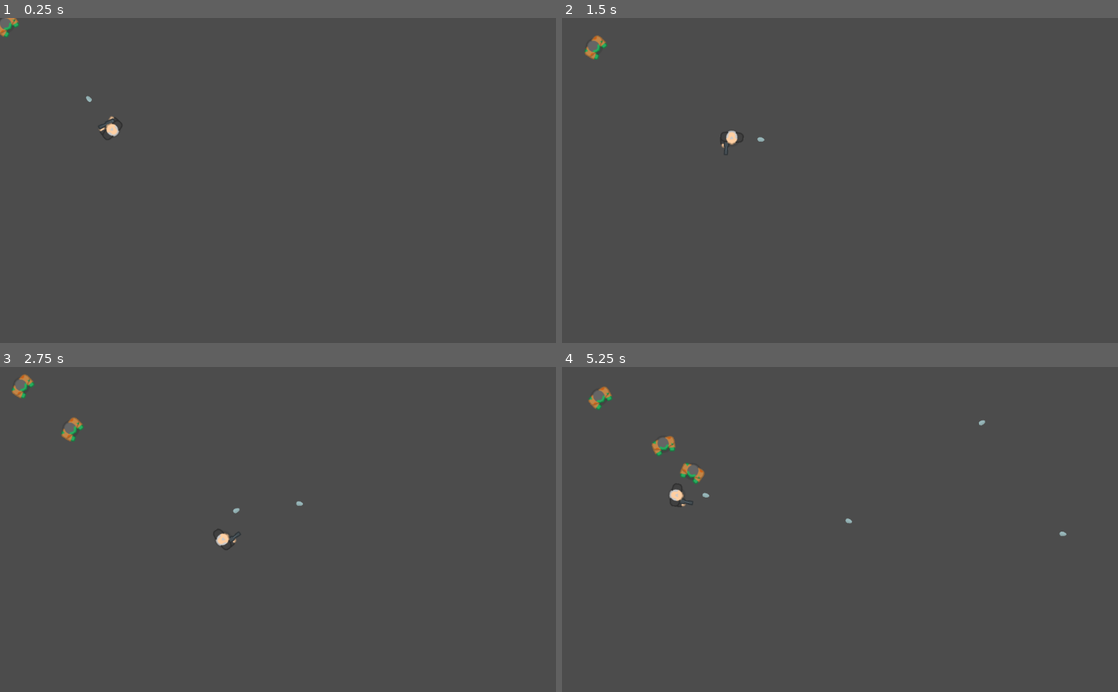
Above: before the commit, frames 1-4 (two rows, left to right).
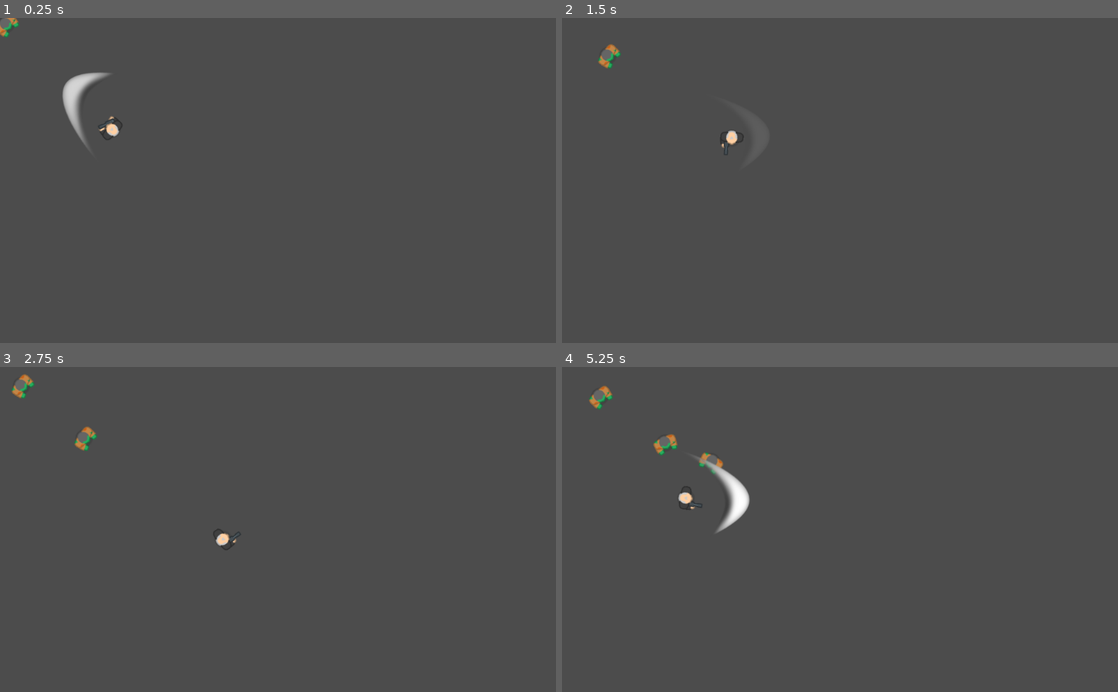
Above: after the commit, the same moments.

Repository: oscaralonsob/gdZombieSurvivors
Game: Godot game, scene res://game.tscn
The game is run twice, just before and just after one commit, with the same random seed, the same clock (stepped at 60 frames per second) and the same inputs.
Inputs (mouse positions are in pixels of both pictures, inside the frame that each line leads up to):
- Up to frame 1 (0.25 s): no input
- Up to frame 2 (1.5 s): move the mouse to (962, 164) at 0.52 s; hold Right (ui_right) 0.53-1.28 s; move the mouse to (728, 196) at 1.27 s; hold Down (ui_down) from 1.28 s (still down)
- Up to frame 3 (2.75 s): move the mouse to (333, 458) at 2.02 s; release Down (ui_down) at 2.03 s; hold Right (ui_right) from 2.03 s (still down)
- Up to frame 4 (5.25 s): move the mouse to (812, 594) at 2.77 s; release Right (ui_right) at 2.78 s; hold Up (ui_up) 2.78-3.53 s; move the mouse to (1006, 578) at 3.52 s; hold Left (ui_left) 3.53-5.03 s; move the mouse to (673, 480) at 4.27 s; move the mouse to (867, 529) at 5.02 s; hold Down (ui_down) from 5.03 s (still down)

The runs differ from the first frame. In frame 1, 0.6% of the frame differs, in the area x 11-20%, y 16-40%; in frame 2, 0.4%; in frame 3, 0.4%; in frame 4, 1.3%, in the area x 4-91%, y 5-53%.

Commit message:
feat: slash attack

Diff:
--- /dev/null
+++ b/godot/bullet/scene/Slash.tscn
@@ -0,0 +1,69 @@
+[gd_scene load_steps=5 format=2]
+
+[ext_resource path="res://bullet/asset/slash.png" type="Texture" id=1]
+[ext_resource path="res://bullet/script/Slash.gd" type="Script" id=2]
+
+[sub_resource type="Animation" id=1]
+resource_name = "Slash"
+length = 0.5
+tracks/0/type = "value"
+tracks/0/path = NodePath("Sprite:scale")
+tracks/0/interp = 1
+tracks/0/loop_wrap = true
+tracks/0/imported = false
+tracks/0/enabled = true
+tracks/0/keys = {
+"times": PoolRealArray( 0, 0.15 ),
+"transitions": PoolRealArray( 1, 1 ),
+"update": 0,
+"values": [ Vector2( 0.25, 0.25 ), Vector2( 0.5, 1 ) ]
+}
+tracks/1/type = "value"
+tracks/1/path = NodePath("Sprite:modulate")
+tracks/1/interp = 1
+tracks/1/loop_wrap = true
+tracks/1/imported = false
+tracks/1/enabled = true
+tracks/1/keys = {
+"times": PoolRealArray( 0, 0.15, 0.5 ),
+"transitions": PoolRealArray( 1, 1, 1 ),
+"update": 0,
+"values": [ Color( 1, 1, 1, 1 ), Color( 1, 1, 1, 1 ), Color( 1, 1, 1, 0 ) ]
+}
+tracks/2/type = "method"
+tracks/2/path = NodePath(".")
+tracks/2/interp = 1
+tracks/2/loop_wrap = true
+tracks/2/imported = false
+tracks/2/enabled = true
+tracks/2/keys = {
+"times": PoolRealArray( 0.5 ),
+"transitions": PoolRealArray( 1 ),
+"values": [ {
+"args": [  ],
+"method": "_animation_ended"
+} ]
+}
+
+[sub_resource type="RectangleShape2D" id=2]
+extents = Vector2( 60, 70 )
+
+[node name="SwordSlash" type="Node2D"]
+position = Vector2( 200, 300 )
+script = ExtResource( 2 )
+
+[node name="AnimationPlayer" type="AnimationPlayer" parent="."]
+anims/Slash = SubResource( 1 )
+
+[node name="Area2D" type="Area2D" parent="."]
+position = Vector2( 30, 0 )
+
+[node name="CollisionShape2D" type="CollisionShape2D" parent="Area2D"]
+shape = SubResource( 2 )
+
+[node name="Sprite" type="Sprite" parent="."]
+modulate = Color( 1, 1, 1, 0 )
+scale = Vector2( 0.5, 1 )
+texture = ExtResource( 1 )
+
+[connection signal="body_entered" from="Area2D" to="." method="_on_Area2D_body_entered"]
--- /dev/null
+++ b/godot/bullet/script/Slash.gd
@@ -0,0 +1,27 @@
+extends Node2D
+
+
+# TODO: not constant in some moment
+const DMG = 10
+
+
+onready var _animator_player: AnimationPlayer = $AnimationPlayer
+
+
+var _damaged_zombies: Array = []
+
+
+func _ready() -> void:
+	_animator_player.play("Slash")
+
+
+func _animation_ended() -> void:
+	queue_free()
+
+
+
+func _on_Area2D_body_entered(body):
+	if body.has_method("recieve_projectile_damage"):
+		if !_damaged_zombies.has(body):
+			body.recieve_projectile_damage(DMG)
+			_damaged_zombies.append(body)
--- a/godot/player/scene/Player.tscn
+++ b/godot/player/scene/Player.tscn
@@ -1,21 +1,22 @@
-[gd_scene load_steps=7 format=2]
+[gd_scene load_steps=8 format=2]
 
 [ext_resource path="res://player/asset/manOld.png" type="Texture" id=1]
 [ext_resource path="res://player/asset/Oldman_iddle.png" type="Texture" id=2]
 [ext_resource path="res://player/script/Player.gd" type="Script" id=3]
+[ext_resource path="res://bullet/scene/Slash.tscn" type="PackedScene" id=4]
 [ext_resource path="res://weapons/scenes/Gun.tscn" type="PackedScene" id=5]
 
 [sub_resource type="SpriteFrames" id=1]
 animations = [ {
+"frames": [ ExtResource( 1 ) ],
+"loop": true,
+"name": "Walk",
+"speed": 5.0
+}, {
 "frames": [ ExtResource( 2 ), ExtResource( 1 ) ],
 "loop": true,
 "name": "Idle",
 "speed": 2.0
-}, {
-"frames": [ ExtResource( 1 ) ],
-"loop": true,
-"name": "Walk",
-"speed": 5.0
 } ]
 
 [sub_resource type="CapsuleShape2D" id=2]
@@ -35,3 +36,4 @@
 shape = SubResource( 2 )
 
 [node name="GunPosition" parent="." instance=ExtResource( 5 )]
+bullet_scene = ExtResource( 4 )
Binary file added: godot/bullet/asset/slash.png
Not shown, added: godot/bullet/asset/slash.png.import
